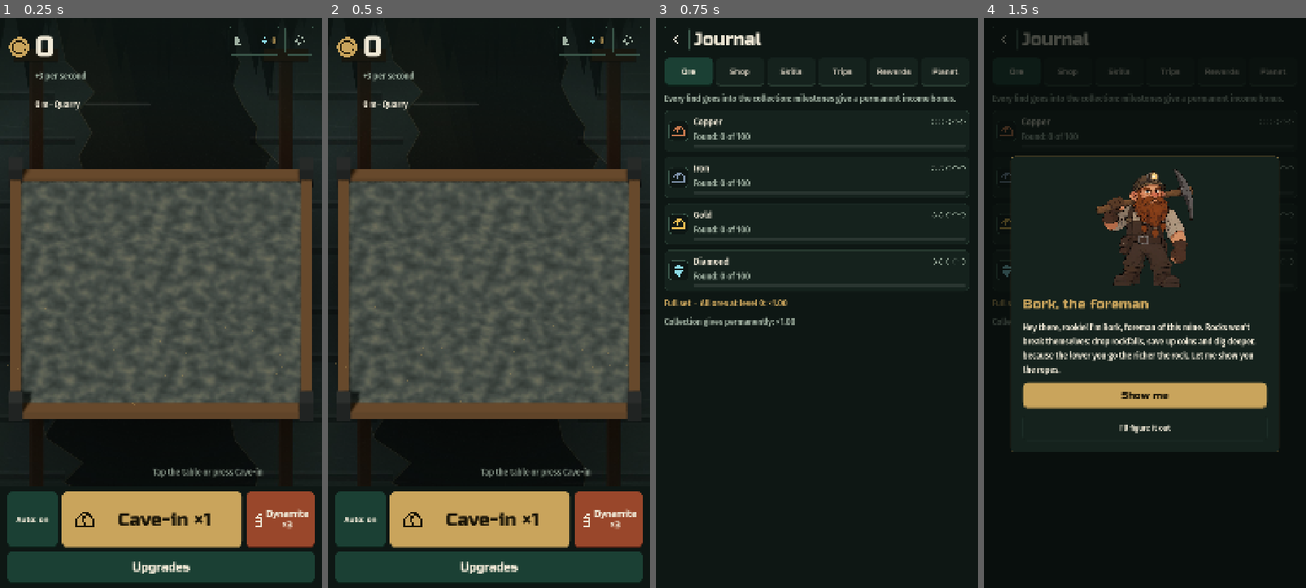
Above: before the commit, frames 1-4 (left to right).
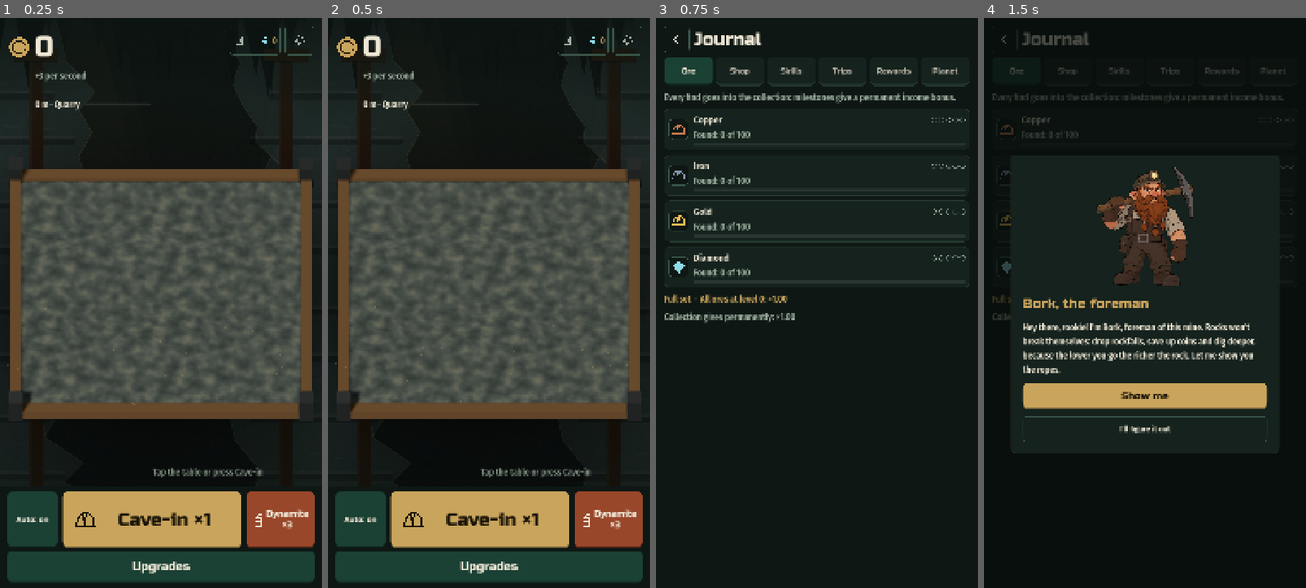
Above: after the commit, the same moments.

Repository: Klaimer21/LuckyMine
Game: Godot game, scene res://scenes/main.tscn
Two runs of this game, one before a commit and one after it. Both use one fixed random seed, a clock stepped at 60 frames per second and the inputs below.
Inputs (mouse positions are in pixels of both pictures, inside the frame that each line leads up to):
- Up to frame 1 (0.25 s): no input
- Up to frame 2 (0.5 s): no input
- Up to frame 3 (0.75 s): click "0" at 0.5 s
- Up to frame 4 (1.5 s): tap Enter at 1.25 s; move the mouse to (1215, 274) at 1.27 s; hold D from 1.28 s (still down); tap U at 1.35 s; click (1215, 274) at 1.42 s

The runs differ from the first frame. In frame 1, 0.4% of the frame differs, in the area x 2-98%, y 1-98%; in frame 2, 0.4%; in frame 3, 3.8%, in the area x 2-98%, y 6-55%; in frame 4, 2.7%.

Commit message:
Design polish: journal tab fade, toast slide-in, bigger tutorial skip, spacing scale

Diff:
--- a/scripts/main.gd
+++ b/scripts/main.gd
@@ -3,6 +3,7 @@
 ## Глыбы падают сами, по кнопке «Обвал» и по касанию стола; каждая, разбиваясь, приносит монеты.
 
 const SAVE_EVERY := 5.0
+const TOAST_TOP := 400                  # тост над столом; при появлении въезжает снизу на 28 px
 const PANEL_HEIGHT := 350               # нижняя панель: «Обвал», «Авто», «Динамит» и кнопка «Улучшения»
 
 var state := ClickerState.new()
@@ -248,6 +249,8 @@
 	if _toast_time > 0.0:
 		_toast_time -= delta
 		_toast.modulate.a = clampf(minf(_toast_time, 3.0 - _toast_time) * 2.5, 0.0, 1.0)
+		var enter := 1.0 - pow(1.0 - clampf((3.0 - _toast_time) / 0.3, 0.0, 1.0), 3.0)      # плавное замедление к концу въезда
+		_toast.offset_top = TOAST_TOP + (1.0 - enter) * 28.0
 
 
 ## Кнопка «Новая шахта»: видна, когда прибавится хотя бы одна жила; латунная, когда сброс выгоден.
@@ -511,7 +514,7 @@
 	_perf.build()
 	_toast = UiTheme.make_label("", 52, UiTheme.TEXT, true)
 	_toast.set_anchors_and_offsets_preset(Control.PRESET_TOP_WIDE)
-	_toast.offset_top = 420
+	_toast.offset_top = TOAST_TOP
 	_toast.horizontal_alignment = HORIZONTAL_ALIGNMENT_CENTER
 	_toast.modulate.a = 0.0
 	_ui.add_child(_toast)
@@ -623,7 +626,7 @@
 	margin.add_child(column)
 
 	var top := HBoxContainer.new()
-	top.add_theme_constant_override("separation", 18)
+	top.add_theme_constant_override("separation", UiTheme.SPACE_M)
 	top.mouse_filter = Control.MOUSE_FILTER_IGNORE
 	column.add_child(top)
 	_coin_icon = Icon.new().setup("coin", UiTheme.BRASS, 72)
@@ -706,12 +709,12 @@
 	panel.add_theme_stylebox_override("panel", style)
 	_ui.add_child(panel)
 	var column := VBoxContainer.new()
-	column.add_theme_constant_override("separation", 10)
+	column.add_theme_constant_override("separation", UiTheme.SPACE_S)
 	panel.add_child(column)
 
 	# бросок: «Авто» и большая клавиша
 	_throw_row = HBoxContainer.new()
-	_throw_row.add_theme_constant_override("separation", 14)
+	_throw_row.add_theme_constant_override("separation", UiTheme.SPACE_M)
 	column.add_child(_throw_row)
 	_make_auto_button()
 	_throw_button = UiTheme.make_key("Обвал", 62, "brass")
--- a/scripts/ui/journal_screen.gd
+++ b/scripts/ui/journal_screen.gd
@@ -26,6 +26,7 @@
 var _expedition_label: Label
 var _expedition_bar: ProgressBar
 var _was_ready := false
+var _fade_next := false             # следующая перерисовка — смена вкладки: короткое проявление
 var _tick := 0.0
 
 
@@ -43,7 +44,7 @@
 	margin.add_child(scroll)
 	_content = VBoxContainer.new()
 	_content.size_flags_horizontal = Control.SIZE_EXPAND_FILL
-	_content.add_theme_constant_override("separation", 18)
+	_content.add_theme_constant_override("separation", UiTheme.SPACE_M)
 	scroll.add_child(_content)
 	visible = false
 
@@ -59,6 +60,9 @@
 func rebuild() -> void:
 	for child in _content.get_children():
 		child.queue_free()
+	if _fade_next:
+		_fade_next = false
+		UiTheme.fade_in(_content, 0.14)
 	var header := HBoxContainer.new()
 	header.add_theme_constant_override("separation", 16)
 	_content.add_child(header)
@@ -88,6 +92,7 @@
 		tab_button.custom_minimum_size = Vector2(0, 96)
 		tab_button.pressed.connect(func() -> void:
 				_tab = id
+				_fade_next = true
 				rebuild())
 		tabs.add_child(tab_button)
 	_expedition_label = null
@@ -114,7 +119,7 @@
 ## Вкладка «Лавка»: алмазы, реклама за награду, покупки за алмазы, породы.
 func _build_shop() -> void:
 	var wallet := HBoxContainer.new()
-	wallet.add_theme_constant_override("separation", 14)
+	wallet.add_theme_constant_override("separation", UiTheme.SPACE_M)
 	_content.add_child(wallet)
 	wallet.add_child(Icon.new().setup("gem", ORE_COLORS[4], 48))
 	wallet.add_child(UiTheme.make_label(str(state.diamonds), 56, UiTheme.TEXT, true))
@@ -197,7 +202,7 @@
 		var data: Dictionary = Retention.EXPEDITIONS[state.expedition_type]
 		var card := _card()
 		var column := VBoxContainer.new()
-		column.add_theme_constant_override("separation", 10)
+		column.add_theme_constant_override("separation", UiTheme.SPACE_S)
 		card.add_child(column)
 		column.add_child(UiTheme.make_label(data["name"], 38, UiTheme.TEXT, true))
 		if _was_ready:
@@ -309,7 +314,7 @@
 ## Вкладка «Планета»: второй слой. Звёздная пыль, «Новая планета» (после ядра) и мета-улучшения за пыль.
 func _build_planet() -> void:
 	var head := HBoxContainer.new()
-	head.add_theme_constant_override("separation", 14)
+	head.add_theme_constant_override("separation", UiTheme.SPACE_M)
 	_content.add_child(head)
 	head.add_child(Icon.new().setup("spark", Color(0.55, 0.86, 0.90), 48))
 	head.add_child(UiTheme.make_label(str(state.stardust), 56, UiTheme.TEXT, true))
@@ -326,7 +331,7 @@
 
 	var card := _card()
 	var column := VBoxContainer.new()
-	column.add_theme_constant_override("separation", 10)
+	column.add_theme_constant_override("separation", UiTheme.SPACE_S)
 	card.add_child(column)
 	column.add_child(UiTheme.make_label("Новая планета", 38, UiTheme.TEXT, true))
 	var can_fly := state.planet_ready()
@@ -364,7 +369,7 @@
 	texts.add_theme_constant_override("separation", 2)
 	row.add_child(texts)
 	var head := HBoxContainer.new()
-	head.add_theme_constant_override("separation", 12)
+	head.add_theme_constant_override("separation", UiTheme.SPACE_M)
 	texts.add_child(head)
 	var name_label := UiTheme.make_label(entry["name"], 32, UiTheme.TEXT)
 	name_label.size_flags_horizontal = Control.SIZE_EXPAND_FILL
@@ -416,7 +421,7 @@
 ## Вкладка «Навыки»: очки, три ветки по четыре навыка, сброс за алмазы.
 func _build_skills() -> void:
 	var points := HBoxContainer.new()
-	points.add_theme_constant_override("separation", 14)
+	points.add_theme_constant_override("separation", UiTheme.SPACE_M)
 	_content.add_child(points)
 	points.add_child(Icon.new().setup("star", UiTheme.BRASS, 48))
 	points.add_child(UiTheme.make_label(str(state.skill_points), 56, UiTheme.TEXT, true))
@@ -451,10 +456,10 @@
 	card.add_theme_stylebox_override("panel", UiTheme.panel_style(UiTheme.SURFACE, UiTheme.LINE, 1, 18, 14))
 	_content.add_child(card)
 	var column := VBoxContainer.new()
-	column.add_theme_constant_override("separation", 10)
+	column.add_theme_constant_override("separation", UiTheme.SPACE_S)
 	card.add_child(column)
 	var head := HBoxContainer.new()
-	head.add_theme_constant_override("separation", 14)
+	head.add_theme_constant_override("separation", UiTheme.SPACE_M)
 	column.add_child(head)
 	head.add_child(Icon.new().setup(branch["icon"], UiTheme.BRASS, 44))
 	var name_label := UiTheme.make_label(branch["name"], 38, UiTheme.TEXT, true)
@@ -465,7 +470,7 @@
 	for i in nodes.size():
 		column.add_child(UiTheme.hairline())
 		var row := HBoxContainer.new()
-		row.add_theme_constant_override("separation", 14)
+		row.add_theme_constant_override("separation", UiTheme.SPACE_M)
 		column.add_child(row)
 		var texts := VBoxContainer.new()
 		texts.size_flags_horizontal = Control.SIZE_EXPAND_FILL
@@ -579,7 +584,7 @@
 	texts.add_theme_constant_override("separation", 4)
 	row.add_child(texts)
 	var head := HBoxContainer.new()
-	head.add_theme_constant_override("separation", 12)
+	head.add_theme_constant_override("separation", UiTheme.SPACE_M)
 	texts.add_child(head)
 	var name_label := UiTheme.make_label(ORE_NAMES[ore], 32, UiTheme.TEXT)
 	name_label.size_flags_horizontal = Control.SIZE_EXPAND_FILL
--- a/scripts/ui/modal.gd
+++ b/scripts/ui/modal.gd
@@ -35,7 +35,7 @@
 	center.add_child(panel)
 
 	body = VBoxContainer.new()
-	body.add_theme_constant_override("separation", 22)
+	body.add_theme_constant_override("separation", UiTheme.SPACE_L)
 	panel.add_child(body)
 
 
--- a/scripts/ui/progression_dialogs.gd
+++ b/scripts/ui/progression_dialogs.gd
@@ -47,7 +47,7 @@
 		wait_text.autowrap_mode = TextServer.AUTOWRAP_WORD_SMART
 		modal.body.add_child(wait_text)
 	var row := HBoxContainer.new()
-	row.add_theme_constant_override("separation", 14)
+	row.add_theme_constant_override("separation", UiTheme.SPACE_M)
 	modal.body.add_child(row)
 	var cancel := UiTheme.make_button("Отмена", false, 32)
 	cancel.size_flags_horizontal = Control.SIZE_EXPAND_FILL
@@ -86,7 +86,7 @@
 	reset_text.autowrap_mode = TextServer.AUTOWRAP_WORD_SMART
 	modal.body.add_child(reset_text)
 	var row := HBoxContainer.new()
-	row.add_theme_constant_override("separation", 14)
+	row.add_theme_constant_override("separation", UiTheme.SPACE_M)
 	modal.body.add_child(row)
 	var cancel := UiTheme.make_button("Отмена", false, 32)
 	cancel.size_flags_horizontal = Control.SIZE_EXPAND_FILL
--- a/scripts/ui/save_dialogs.gd
+++ b/scripts/ui/save_dialogs.gd
@@ -52,7 +52,7 @@
 	note.autowrap_mode = TextServer.AUTOWRAP_WORD_SMART
 	modal.body.add_child(note)
 	var row := HBoxContainer.new()
-	row.add_theme_constant_override("separation", 14)
+	row.add_theme_constant_override("separation", UiTheme.SPACE_M)
 	modal.body.add_child(row)
 	var cancel := UiTheme.make_button("Отмена", false, 32)
 	cancel.size_flags_horizontal = Control.SIZE_EXPAND_FILL
--- a/scripts/ui/settings_screen.gd
+++ b/scripts/ui/settings_screen.gd
@@ -36,7 +36,7 @@
 	margin.add_child(scroll)
 	_content = VBoxContainer.new()
 	_content.size_flags_horizontal = Control.SIZE_EXPAND_FILL
-	_content.add_theme_constant_override("separation", 20)
+	_content.add_theme_constant_override("separation", UiTheme.SPACE_L)
 	scroll.add_child(_content)
 	visible = false
 	rebuild()
@@ -197,7 +197,7 @@
 ## Строка с ползунком 0…1.
 func _add_slider(title: String, value: float, on_change: Callable) -> void:
 	var row := HBoxContainer.new()
-	row.add_theme_constant_override("separation", 20)
+	row.add_theme_constant_override("separation", UiTheme.SPACE_L)
 	_content.add_child(row)
 	var label := UiTheme.make_label(title, 30, UiTheme.TEXT)
 	label.custom_minimum_size.x = 380
@@ -232,7 +232,7 @@
 		row.add_theme_constant_override("v_separation", 10)
 	else:
 		row = HBoxContainer.new()
-		row.add_theme_constant_override("separation", 10)
+		row.add_theme_constant_override("separation", UiTheme.SPACE_S)
 	row.size_flags_horizontal = Control.SIZE_EXPAND_FILL
 	_content.add_child(row)
 	for i in options.size():
--- a/scripts/ui/tutorial.gd
+++ b/scripts/ui/tutorial.gd
@@ -35,7 +35,7 @@
 	_bubble.mouse_filter = Control.MOUSE_FILTER_STOP
 	add_child(_bubble)
 	var column := VBoxContainer.new()
-	column.add_theme_constant_override("separation", 12)
+	column.add_theme_constant_override("separation", UiTheme.SPACE_M)
 	_bubble.add_child(column)
 	_counter = UiTheme.make_label("", 22, UiTheme.MUTE)
 	column.add_child(_counter)
@@ -44,10 +44,10 @@
 	_text.custom_minimum_size.x = 560
 	column.add_child(_text)
 	var row := HBoxContainer.new()
-	row.add_theme_constant_override("separation", 14)
+	row.add_theme_constant_override("separation", UiTheme.SPACE_M)
 	column.add_child(row)
 	var skip := UiTheme.make_key("Пропустить", 24, "dark")
-	skip.custom_minimum_size = Vector2(190, 72)
+	skip.custom_minimum_size = Vector2(210, 96)
 	skip.pressed.connect(_skip)
 	row.add_child(skip)
 	var spacer := Control.new()
--- a/scripts/ui/ui_theme.gd
+++ b/scripts/ui/ui_theme.gd
@@ -83,6 +83,11 @@
 			return SUP
 	return ENEMY
 
+
+## Шкала отступов между элементами: плотный, обычный, просторный.
+const SPACE_S := 8
+const SPACE_M := 16
+const SPACE_L := 24
 
 ## Меньше этого текст на телефоне плохо читается (холст 1080 px ≈ 360 dp: 30 px ≈ 10 dp).
 const MIN_LABEL_SIZE := 30
--- a/scripts/ui/upgrades_sheet.gd
+++ b/scripts/ui/upgrades_sheet.gd
@@ -128,7 +128,7 @@
 	# лист рисуется под нижней панелью: при выезде он выходит из-за неё, а не наезжает сверху
 	host.move_child(sheet, panel.get_index())
 	var column := VBoxContainer.new()
-	column.add_theme_constant_override("separation", 10)
+	column.add_theme_constant_override("separation", UiTheme.SPACE_S)
 	sheet.add_child(column)
 	column.add_child(_make_buy_modes())
 	autobuy_button = UiTheme.make_key("", 24, "dark")
@@ -242,7 +242,7 @@
 	texts.add_theme_constant_override("separation", 0)
 	row.add_child(texts)
 	var head := HBoxContainer.new()
-	head.add_theme_constant_override("separation", 12)
+	head.add_theme_constant_override("separation", UiTheme.SPACE_M)
 	texts.add_child(head)
 	var title := UiTheme.make_label(UPGRADE_NAMES[key], 32, UiTheme.TEXT)
 	head.add_child(title)
--- a/tests/ui_lint.gd
+++ b/tests/ui_lint.gd
@@ -86,6 +86,13 @@
 				_main.state.hints_seen[id] = true
 			_main._info.show_help(),
 	}
+	_main.state.tutorial_done = false
+	_main._tutorial.start()
+	await _wait(0.5)
+	await _check(language, "обучение, шаг 1")
+	_main._tutorial._skip()
+	await _wait(0.3)
+	_main.state.tutorial_done = true
 	for name in dialogs:
 		(dialogs[name] as Callable).call()
 		await _wait(0.4)
@@ -101,6 +108,8 @@
 		scope = _main._journal
 	elif scope == null and _main._settings_screen.visible:
 		scope = _main._settings_screen
+	elif scope == null and _main._tutorial.visible:
+		scope = _main._tutorial
 	elif scope == null:
 		scope = _main._ui
 	_lint(scope, language, screen, scope == _main._ui)
